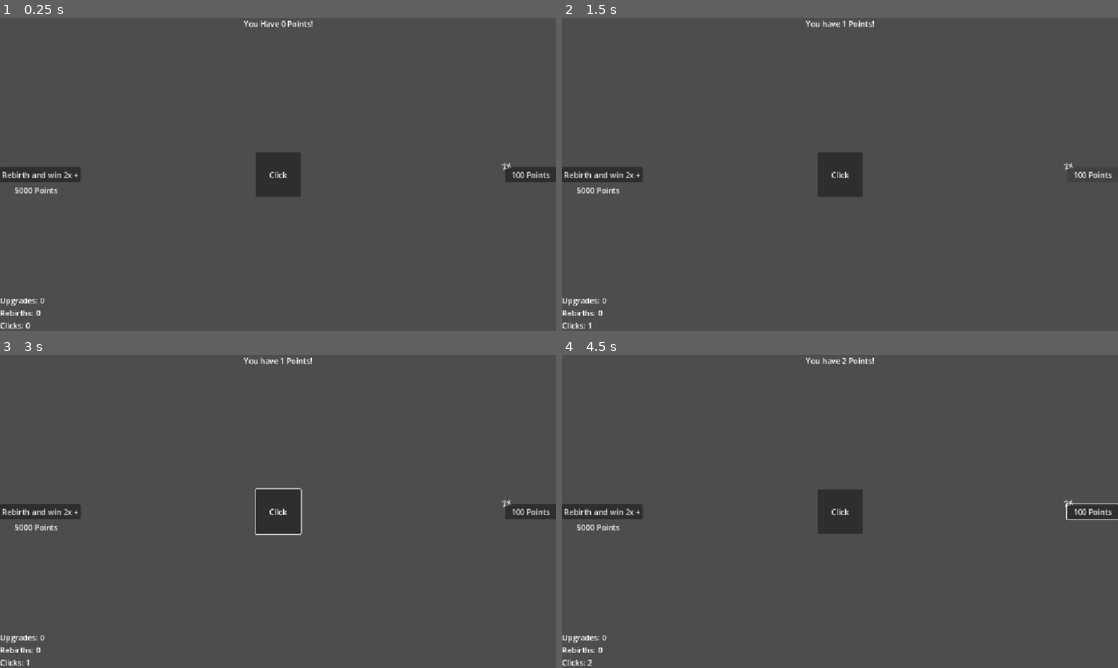
Above: before the commit, frames 1-4 (two rows, left to right).
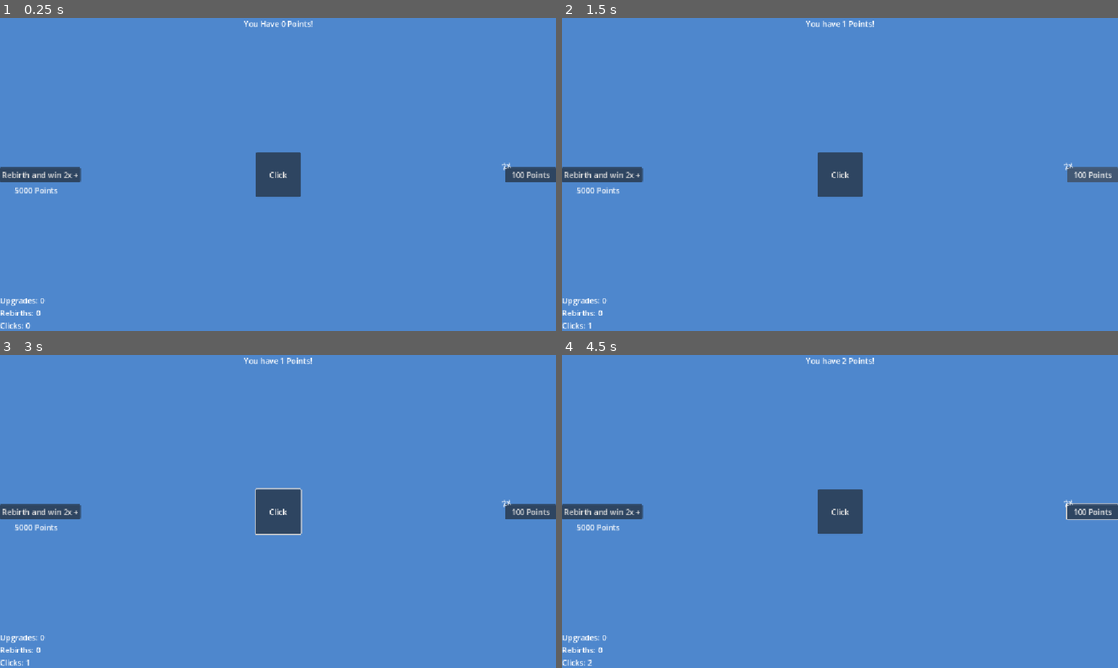
Above: after the commit, the same moments.

Repository: BrundevCoder/ClickerGame
Game: Godot game, scene res://control.tscn
The game is run twice, just before and just after one commit, with the same random seed, the same clock (stepped at 60 frames per second) and the same inputs.
Inputs (mouse positions are in pixels of both pictures, inside the frame that each line leads up to):
- Up to frame 1 (0.25 s): no input
- Up to frame 2 (1.5 s): click "Click" at 0.5 s; click "100 Points" at 1.25 s
- Up to frame 3 (3 s): click "Rebirth and win 2x +" at 2 s; tap Enter at 2.75 s; move the mouse to (400, 495) at 2.77 s; hold Right from 2.78 s (still down); tap Alt at 2.85 s; click (400, 495) at 2.92 s
- Up to frame 4 (4.5 s): tap Space at 3.5 s; move the mouse to (728, 527) at 3.52 s; release Right at 3.53 s; hold Down 3.53-4.28 s; tap Shift at 3.6 s; tap Enter at 4.25 s; move the mouse to (895, 442) at 4.27 s; hold Right from 4.28 s (still down); tap Alt at 4.35 s

The runs differ from the first frame. In frame 1, 100% of the frame differs, in the area x 0-100%, y 0-100%; in frame 2, 100%; in frame 3, 100%; in frame 4, 100%.

Commit message:
changed background color

Diff:
--- a/project.godot
+++ b/project.godot
@@ -33,3 +33,4 @@
 rendering_device/driver.windows="d3d12"
 renderer/rendering_method="gl_compatibility"
 renderer/rendering_method.mobile="gl_compatibility"
+environment/defaults/default_clear_color=Color(0.30588236, 0.5294118, 0.8039216, 1)
